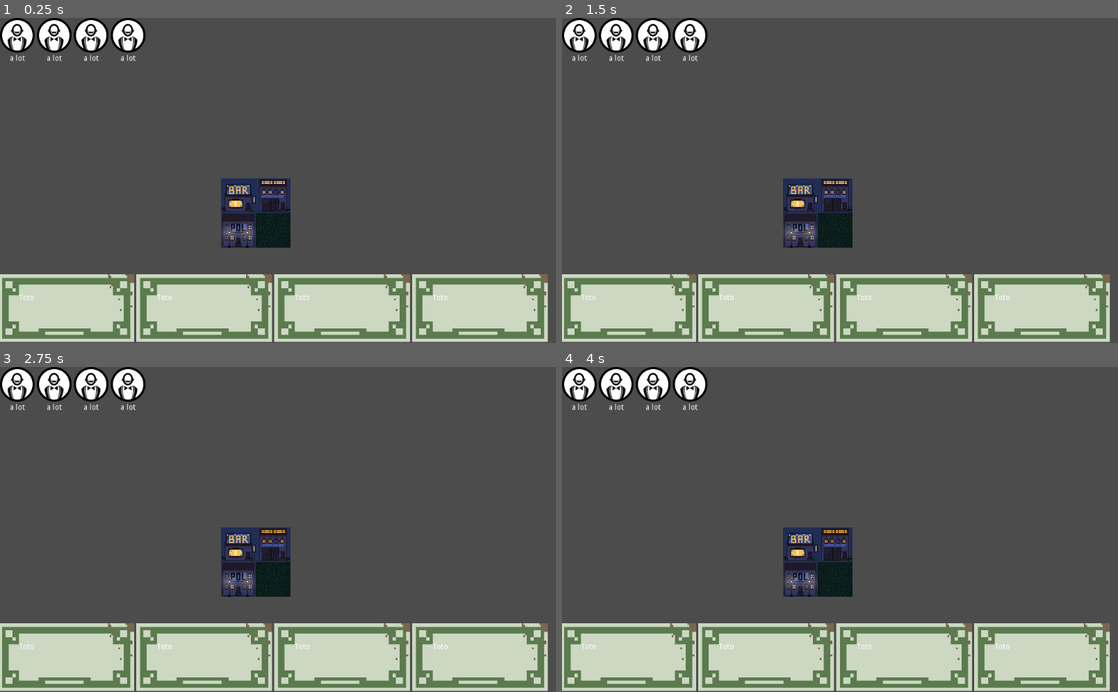
Above: before the commit, frames 1-4 (two rows, left to right).
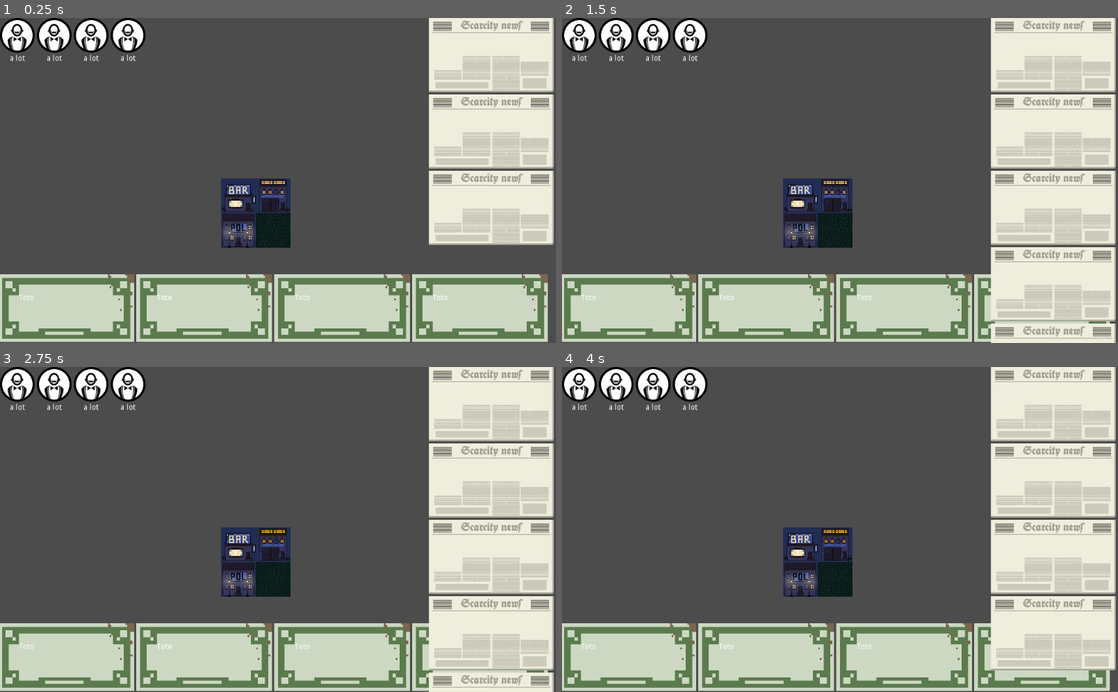
Above: after the commit, the same moments.

Repository: Cedor/Scarcity
Game: Godot game, scene res://Overall.tscn
Two runs of this game, one before a commit and one after it. Both use one fixed random seed, a clock stepped at 60 frames per second and the inputs below.
Inputs (mouse positions are in pixels of both pictures, inside the frame that each line leads up to):
- Up to frame 1 (0.25 s): no input
- Up to frame 2 (1.5 s): click "Toto" at 0.5 s; click "Toto" at 1.25 s
- Up to frame 3 (2.75 s): click "Toto" at 2 s
- Up to frame 4 (4 s): click "Toto" at 2.75 s; click (1051, 402) at 3.52 s

The runs differ from the first frame. In frame 1, 15% of the frame differs, in the area x 40-100%, y 0-70%; in frame 2, 20%, in the area x 40-100%, y 0-100%; in frame 3, 20%; in frame 4, 19%.

Commit message:
report generation

Diff:
--- a/Overall.tscn
+++ b/Overall.tscn
@@ -1,8 +1,9 @@
-[gd_scene load_steps=4 format=2]
+[gd_scene load_steps=5 format=2]
 
 [ext_resource path="res://TileSetTown.tscn" type="PackedScene" id=1]
 [ext_resource path="res://actionContainer.gd" type="Script" id=2]
 [ext_resource path="res://ressourceContainer.gd" type="Script" id=3]
+[ext_resource path="res://ReportContainer.gd" type="Script" id=4]
 
 [node name="Overall" type="Node2D" index="0"]
 
@@ -45,3 +46,21 @@
 size_flags_vertical = 1
 alignment = 0
 script = ExtResource( 3 )
+
+[node name="reportContainer" type="VBoxContainer" parent="." index="3"]
+
+anchor_left = 0.0
+anchor_top = 0.0
+anchor_right = 0.0
+anchor_bottom = 0.0
+margin_left = 790.0
+margin_right = 1020.0
+margin_bottom = 137.0
+rect_pivot_offset = Vector2( 0, 0 )
+rect_clip_content = false
+mouse_filter = 1
+mouse_default_cursor_shape = 0
+size_flags_horizontal = 1
+size_flags_vertical = 1
+alignment = 0
+script = ExtResource( 4 )
--- /dev/null
+++ b/ReportContainer.gd
@@ -0,0 +1,20 @@
+extends VBoxContainer
+
+# class member variables go here, for example:
+# var a = 2
+# var b = "textvar"
+
+func _ready():
+	var scene = preload("ReportFile.tscn")
+	var report = scene.instance()
+	add_child(report)
+	report = scene.instance()
+	add_child(report)
+	report = scene.instance()
+	add_child(report)
+	pass
+
+func _onReportCreationAsked():
+	var scene = preload("ReportFile.tscn")
+	var report = scene.instance()
+	add_child(report)
--- /dev/null
+++ b/ReportFile.gd
@@ -0,0 +1,20 @@
+extends TextureButton
+
+# class member variables go here, for example:
+# var a = 2
+# var b = "textvar"
+
+func _ready():
+	# Called every time the node is added to the scene.
+	# Initialization here
+	pass
+
+#func _process(delta):
+#	# Called every frame. Delta is time since last frame.
+#	# Update game logic here.
+#	pass
+
+
+func _on_reportFile_pressed():
+	queue_free()
+	pass # replace with function body
--- /dev/null
+++ b/ReportFile.tscn
@@ -0,0 +1,29 @@
+[gd_scene load_steps=3 format=2]
+
+[ext_resource path="res://sprites/GUI/report.png" type="Texture" id=1]
+[ext_resource path="res://ReportFile.gd" type="Script" id=2]
+
+[node name="reportFile" type="TextureButton"]
+
+anchor_left = 0.0
+anchor_top = 0.0
+anchor_right = 0.0
+anchor_bottom = 0.0
+margin_right = 230.0
+margin_bottom = 137.0
+rect_pivot_offset = Vector2( 0, 0 )
+rect_clip_content = false
+focus_mode = 2
+mouse_filter = 0
+mouse_default_cursor_shape = 0
+size_flags_horizontal = 1
+size_flags_vertical = 1
+toggle_mode = false
+enabled_focus_mode = 2
+shortcut = null
+group = null
+texture_normal = ExtResource( 1 )
+script = ExtResource( 2 )
+_sections_unfolded = [ "Textures" ]
+
+[connection signal="pressed" from="." to="." method="_on_reportFile_pressed"]
--- a/TileSetTown.tscn
+++ b/TileSetTown.tscn
@@ -12,7 +12,6 @@
 
 frames = ExtResource( 1 )
 animation = "default"
-frame = 1
 playing = true
 centered = false
 
@@ -30,7 +29,6 @@
 position = Vector2( 0, 64 )
 frames = ExtResource( 3 )
 animation = "default"
-frame = 1
 playing = true
 centered = false
 _sections_unfolded = [ "Transform" ]
@@ -40,6 +38,7 @@
 position = Vector2( 64, 64 )
 frames = ExtResource( 4 )
 animation = "building"
+frame = 1
 playing = true
 centered = false
 script = ExtResource( 5 )
--- a/actionButton.gd
+++ b/actionButton.gd
@@ -1,8 +1,7 @@
 extends TextureButton
 
-# class member variables go here, for example:
-# var a = 2
-# var b = "textvar"
+signal askForReport
+
 var label = "Toto"
 var costKid = 0
 var costGuy = 0
@@ -61,3 +60,7 @@
 
 func setDelay(value):
 	self.delay = value
+
+func _on_actionButton_pressed():
+	emit_signal("askForReport")
+	pass # replace with function body
--- a/actionButton.tscn
+++ b/actionButton.tscn
@@ -47,3 +47,5 @@
 lines_skipped = 0
 max_lines_visible = -1
 _sections_unfolded = [ "Size Flags" ]
+
+[connection signal="pressed" from="." to="." method="_on_actionButton_pressed"]
--- a/actionContainer.gd
+++ b/actionContainer.gd
@@ -5,17 +5,27 @@
 # var b = "textvar"
 
 func _ready():
-	# Called every time the node is added to the scene.
-	# Initialization here
 	var scene = preload("actionButton.tscn")
+	var reports = get_node("/root/Overall/reportContainer")
+
 	var actionRecruit = scene.instance()
 	add_child(actionRecruit)
+	actionRecruit.connect("askForReport", reports, "_onReportCreationAsked")
+
 	var actionUpgrade = scene.instance()
 	add_child(actionUpgrade)
+	actionUpgrade.connect("askForReport", reports, "_onReportCreationAsked")
+
 	var actionWash = scene.instance()
 	add_child(actionWash)
+	actionWash.connect("askForReport", reports, "_onReportCreationAsked")
+
 	var actionBribe = scene.instance()
 	add_child(actionBribe)
+	actionBribe.connect("askForReport", reports, "_onReportCreationAsked")
+
+
+
 
 #func _process(delta):
 #	# Called every frame. Delta is time since last frame.
